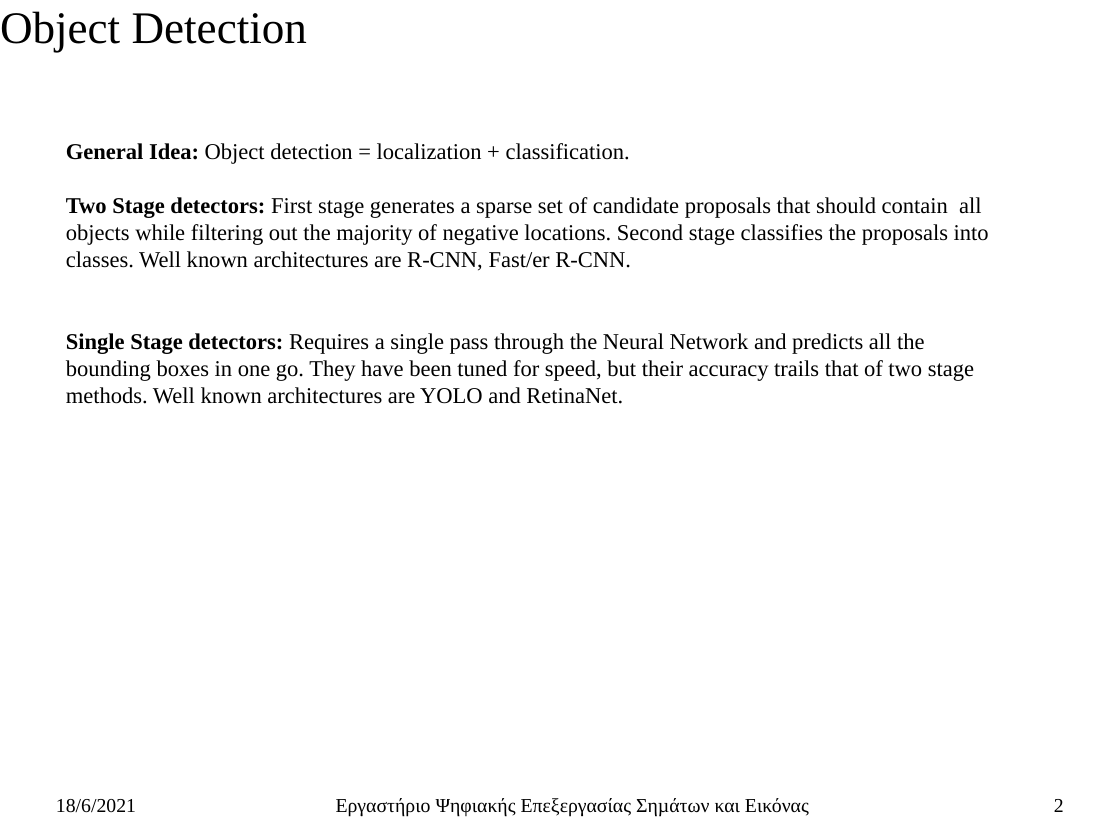
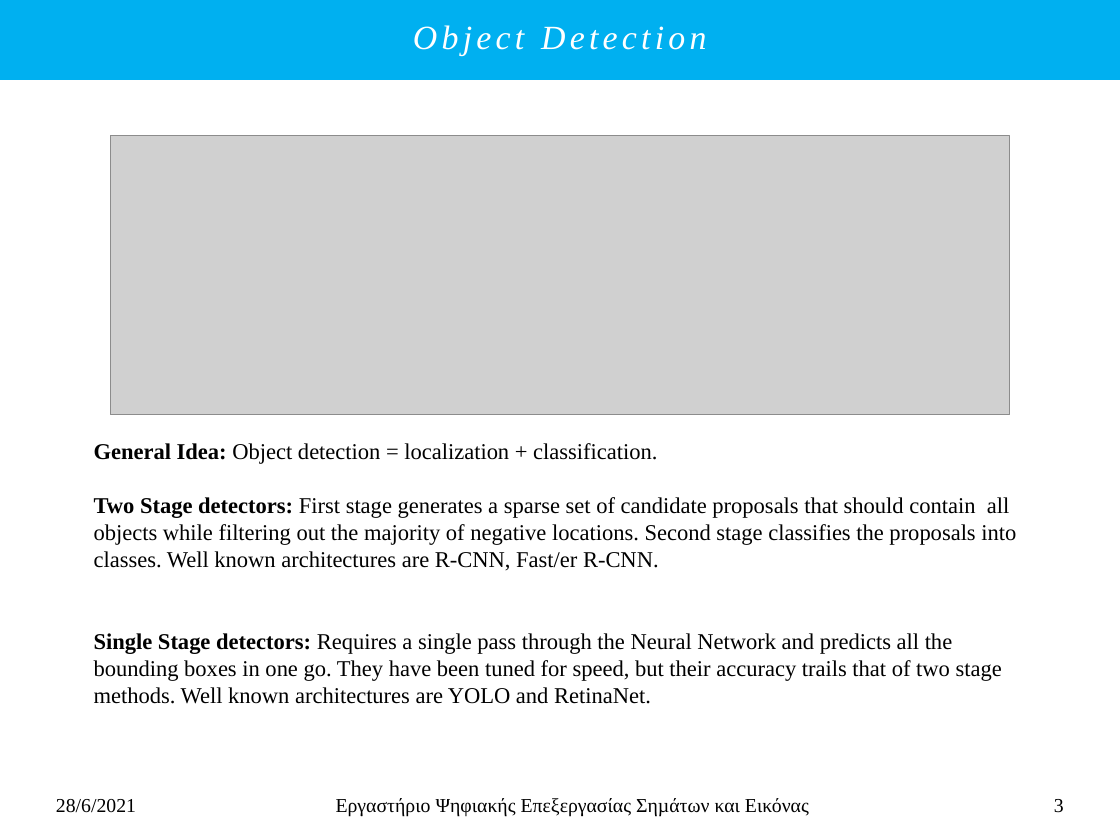
Before and after one commit to ChristosTrimas/ai-detection-systems, a slide deck: slide 3 of thesis/thesis_so_far_presentation_v_0_3.pptx (slide 2 before the commit). Drawn at 1120x840 pixels with LibreOffice and Linux fonts; fonts in the diff are those of the drawing; grey boxes stand for pictures. Boxes give left, top, right and bottom in pixels: in the first picture for what was removed or moved away, otherwise in the second. Text is boxed around its words. In the diff, an @@ line names an element or a change of style, - is before the commit and + after.

```diff
--- a/thesis/thesis_so_far_presentation_v_0_3.pptx
+++ b/thesis/thesis_so_far_presentation_v_0_3.pptx
@@ rectangle "Object Detection": place and size @@
-rectangle "Object Detection" at (0, 11, 307, 52)
+rectangle "Object Detection" at (0, 0, 1120, 80)
@@ rectangle "Object Detection" at (0, 0, 1120, 80): size 32 to 24 pt, text colour #000000 to #FFFFFF, letter spacing 0 to 3 pt, italic on; alignment left to centre; indent changed; less space between paragraphs; vertical alignment top to middle; fill none to #00B0F0 @@
@@ picture added at (111, 136, 1010, 415) @@
@@ text "General Idea: Object detection = ...": place and size @@
-text "General Idea: Object detection = ..." at (66, 143, 989, 404)
+text "General Idea: Object detection = ..." at (94, 443, 1016, 704)
@@ text at (56, 799, 136, 813): text changed @@
-18/6/2021
+28/6/2021
@@ page number at (1054, 799, 1064, 813): text changed @@
-2
+3
```
Also in this commit, not shown: 27 other slides changed, 6 slides added.
